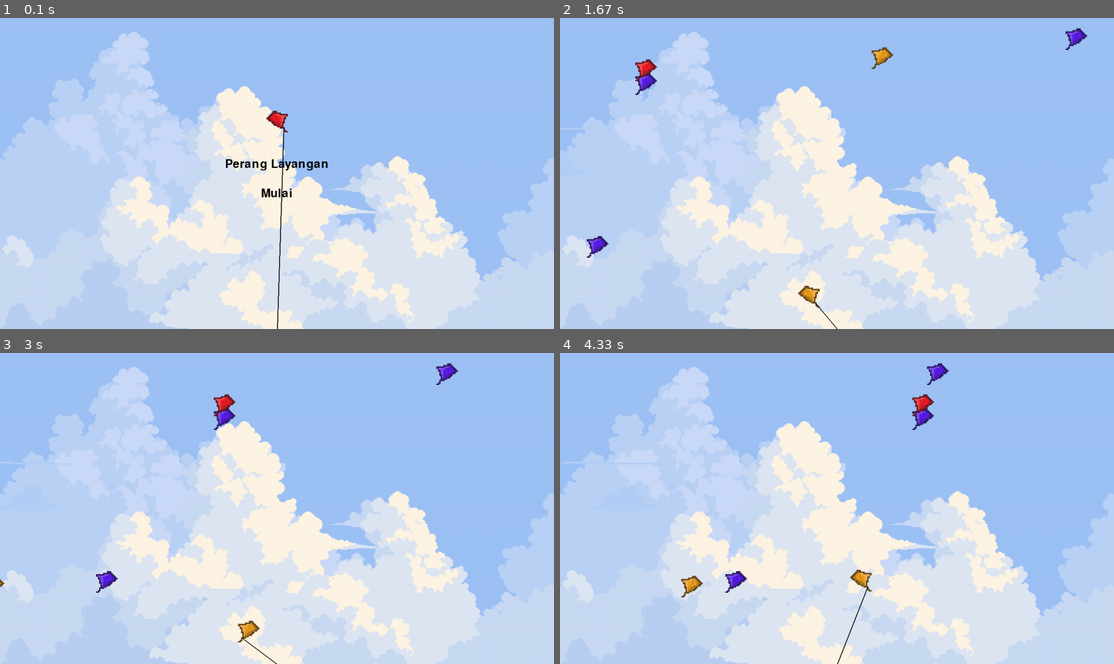
Above: before the commit, frames 1-4 (two rows, left to right).
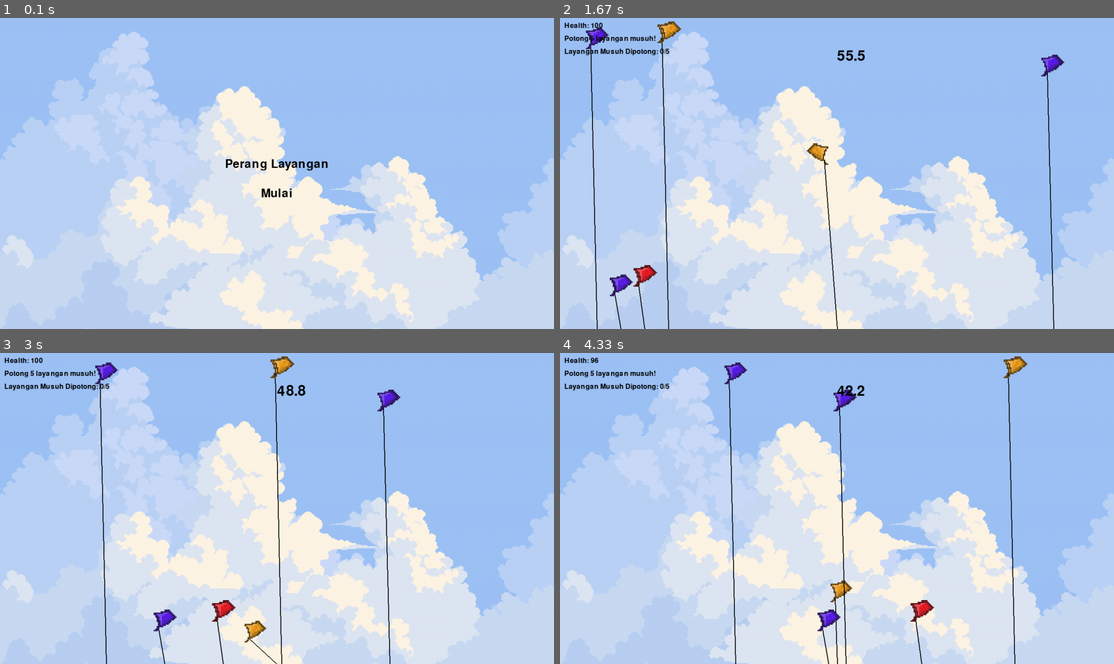
Above: after the commit, the same moments.

Repository: Tedorikk/PyGameLayangan
Game: pygame game, started from main.py
Two runs of this game, one before a commit and one after it. Both use one fixed random seed, a clock stepped at 60 frames per second and the inputs below.
Inputs (mouse positions are in pixels of both pictures, inside the frame that each line leads up to):
- Up to frame 1 (0.1 s): no input
- Up to frame 2 (1.67 s): tap Space at 0.33, 0.73, 1.03 s; hold Right 0.67-1.13 s; click (892, 241) at 1.22 s; click (692, 58) at 1.55 s
- Up to frame 3 (3 s): click (249, 589) at 1.88 s; click (277, 545) at 2.22 s; click (199, 443) at 2.55 s; click (470, 589) at 2.88 s
- Up to frame 4 (4.33 s): tap Space at 3.23, 3.9, 4.2 s; click (1036, 483) at 3.25 s; click (676, 449) at 3.55 s; click (859, 496) at 3.92 s; tap W at 3.98 s

The runs differ from the first frame. In frame 1, 0.3% of the frame differs, in the area x 48-52%, y 29-100%; in frame 2, 3.3%, in the area x 0-96%, y 0-100%; in frame 3, 3.0%; in frame 4, 3.2%.

Commit message:
Added Score and Time

Diff:
--- a/main.py
+++ b/main.py
@@ -10,11 +10,13 @@
 pg.display.set_caption("Perang Layangan")  # Konfigurasi nama jendela game
 
 # Memanggil file gambar background
-background_image = pg.image.load(".\\assets\\images\\Clouds5\\1.png")
-moon_sprite = pg.image.load(".\\assets\\images\\Clouds5\\2.png")
-cloud1_sprite = pg.image.load(".\\assets\\images\\Clouds5\\4.png")
-cloud2_sprite = pg.image.load(".\\assets\\images\\Clouds5\\5.png")
-cloud_moving_sprite = pg.image.load(".\\assets\\images\\Clouds5\\3.png")
+background_image = pg.image.load(".\\assets\\images\\Morning\\1.png")
+moon_sprite = pg.image.load(".\\assets\\images\\Morning\\2.png")
+cloud1_sprite = pg.image.load(".\\assets\\images\\Morning\\4.png")
+cloud2_sprite = pg.image.load(".\\assets\\images\\Morning\\5.png")
+cloud_moving_sprite = pg.image.load(".\\assets\\images\\Morning\\3.png")
+
+# start_menu_image = pg.image.load(".\\assets\\images\\Other\\menu.jpg")
 
 BLACK = (0, 0, 0)
 WHITE = (255, 255, 255)
@@ -28,6 +30,8 @@
 cloud2_sprite = pg.transform.scale(cloud2_sprite, (SCREEN_WIDTH, SCREEN_HEIGHT))
 cloud_moving_sprite = pg.transform.scale(cloud_moving_sprite, (SCREEN_WIDTH, SCREEN_HEIGHT))
 
+# start_menu_image = pg.transform.scale(start_menu_image, (SCREEN_WIDTH, SCREEN_HEIGHT))
+
 cloud_moving_x = -cloud_moving_sprite.get_width()
 cloud_moving_y = ran.randint(0, 100)
 cloud_speed = 1  # Kecepatan gerak gambar awan
@@ -37,15 +41,17 @@
 bgm.play(-1)  # Memainkan musik secara loop
 
 game_over_sound = pg.mixer.Sound(".\\assets\\music\\game_over.mp3")
+game_over_sound.set_volume(1)
 wind_sound = pg.mixer.Sound(".\\assets\\music\\wind_sound.mp3")
+select_sound = pg.mixer.Sound(".\\assets\\music\\select.mp3")
 
 game_state = "start_menu"  # Atur game_state ke "start_menu"
 
-# # Menambahkan variabel untuk misi
-# mission_target = 5  # Jumlah layangan musuh yang harus dipotong
-# mission_time_limit = 30  # Batas waktu misi dalam detik
-# time_remaining = mission_time_limit  # Waktu yang tersisa
-# enemies_cut = 0  # Jumlah layangan musuh yang dipotong
+# Menambahkan variabel untuk misi
+mission_target = 5  # Jumlah layangan musuh yang harus dipotong
+mission_time_limit = 60  # Batas waktu misi dalam detik
+time_remaining = mission_time_limit  # Waktu yang tersisa
+enemies_cut = 0  # Jumlah layangan musuh yang dipotong
 
 # Memanggil file sprite layangan
 layangan_image = [
@@ -77,6 +83,7 @@
     pg.display.update()
 
 def draw_start_menu():
+    # screen.blit(start_menu_image, (0, 0))
     font = pg.font.SysFont(None, 40)
     title = font.render('Perang Layangan', True, (BLACK))
     start_button = font.render('Mulai', True, (BLACK))
@@ -103,16 +110,16 @@
     screen.blit(quit_button, (SCREEN_WIDTH/2 - quit_button.get_width()/2, SCREEN_HEIGHT/2 + quit_button.get_height()/2))
     pg.display.update()
 
-
-# def draw_mission_status():
-#     font = pg.font.SysFont(None, 24)
-#     mission_text = font.render(f'Potong {mission_target} layangan musuh!', True, (BLACK))
-#     time_text = font.render(f'Waktu Tersisa: {time_remaining:.1f} detik', True, (BLACK))
-#     enemies_cut_text = font.render(f'Layangan Musuh Dipotong: {enemies_cut}/{mission_target}', True, (BLACK))
-
-#     screen.blit(mission_text, (10, 40))
-#     screen.blit(time_text, (10, 70))
-#     screen.blit(enemies_cut_text, (10, 100))
+def draw_mission_status():
+    font = pg.font.SysFont(None, 24)
+    mission_text = font.render(f'Potong {mission_target} layangan musuh!', True, (BLACK))
+    enemies_cut_text = font.render(f'Layangan Musuh Dipotong: {enemies_cut}/{mission_target}', True, (BLACK))
+    font = pg.font.SysFont(None, 48)
+    time_text = font.render(f'{time_remaining:.1f}', True, (BLACK))
+
+    screen.blit(mission_text, (10, 40))
+    screen.blit(enemies_cut_text, (10, 70))
+    screen.blit(time_text, (SCREEN_WIDTH//2, SCREEN_HEIGHT//10))
 
 # Class Player
 class Player(pg.sprite.Sprite):
@@ -224,16 +231,20 @@
         image_to_draw = pg.transform.flip(self.image, True, False) if self.facing_left else self.image
         screen.blit(image_to_draw, self.rect.topleft)
         self.draw_line(screen)  # Menggambar tali layangan
-
-# Kelas untuk layangan
+        self.draw_health(screen)
+
+# Kelas untuk layangan Musuh
 class Enemy(pg.sprite.Sprite):
     def __init__(self, image):
+
         super().__init__()
         self.image = pg.transform.scale(image, (50, 50))  # Mengubah ukuran gambar
         self.rect = self.image.get_rect()
         self.rect.y = ran.randint(0, SCREEN_HEIGHT - 75)  # Posisi acak untuk y
         self.speed = ran.randint(1, 5)  # Kecepatan acak
         self.health = 50
+        self.wind_speed = ran.randint(0, 5)
+        self.wind_direction = ran.choice([-1, 1])
 
         # Tentukan arah awal: 1 untuk ke kanan, -1 untuk ke kiri
         self.direction = ran.choice([-1, 1])
@@ -253,10 +264,13 @@
         else:
             # Jika health habis, musuh jatuh ke bawah
             self.rect.y += 5  # Gerak jatuh layangan jika health habis
+            self.rect.x += self.wind_speed * self.wind_direction
+            self.kill()
 
     def take_damage(self, dmg):
         self.health -= dmg
         if self.health <= 0:
+            # self.kill()
             self.speed = 0  # Berhenti gerak horizontal jika nyawa habis
             return True
         return False
@@ -296,18 +310,23 @@
         self.draw_line(screen)  # Menggambar tali layangan jika health > 0
 
 def check_collisions(player, enemies):
+    global enemies_cut, time_remaining
     player_line_start = (player.rect.centerx - 15, player.rect.bottom - 10) if player.facing_left else (player.rect.centerx + 15, player.rect.bottom - 10)
     player_line_end = (player.rect.centerx, player.rect.bottom + 10)
 
     for enemy in enemies:
         if enemy.check_collision_with_line(player_line_start, player_line_end):
-            player_damage = 1
+            player_damage = ran.randint(1, 2)
             enemy_damage = ran.randint(1, 10)
 
             if player.take_damage(player_damage):
                 return "player_dead"
             if enemy.take_damage(enemy_damage):
-                print("Enemy's line broke!")
+                time_remaining += 30
+                enemies_cut += 1
+                print("Enemy's Line Broke")
+                print(f"Enemies cut: {enemies_cut}")
+                break
     return "continue"
 
 # Fungsi untuk memeriksa apakah semua musuh sudah dikalahkan
@@ -315,19 +334,11 @@
     for enemy in enemies:
         if enemy.health > 0:  # Masih ada musuh yang hidup
             return False
+    # pg.time.wait(2000)
     return True  # Semua musuh sudah kalah
-
-# Player and enemies initialization
-player = Player(layangan_image[layangan_selected], SCREEN_WIDTH//2, SCREEN_HEIGHT//3)  # Initial position
-enemies = pg.sprite.Group()  # Mengelompokkan semua musuh
 
 # Menambahkan beberapa musuh ke dalam kelompok enemies
 enemies = pg.sprite.Group()
-# Menambahkan beberapa musuh
-for _ in range(5):  # Menambahkan 5 musuh
-    enemy = Enemy(layangan_image[ran.randint(0, 3)])
-    enemies.add(enemy)
-
 running = True
 
 # Clock pygame
@@ -335,150 +346,102 @@
 
 while running:
     dt = clock.tick(60)
+
+    # Menggambar semua elemen latar belakang di layar
+    screen.blit(background_image, (0, 0))  # Menggambar latar belakang
+    screen.blit(cloud1_sprite, (0, 0))  # Menggambar awan statis
+    screen.blit(cloud2_sprite, (0, 0))  # Menggambar awan statis
+
     for event in pg.event.get():
         if event.type == pg.QUIT:
             running = False
 
-        if game_state == "kite_selection":
+        # Start Menu
+        if game_state == "start_menu":
+            if event.type == pg.KEYDOWN:
+                if event.key == pg.K_SPACE:
+                    game_state = "kite_selection"
+
+        # Kite Selection
+        elif game_state == "kite_selection":
             if event.type == pg.KEYDOWN:
                 if event.key == pg.K_LEFT or event.key == pg.K_a:
                     layangan_selected = (layangan_selected - 1) % len(layangan_image)
+                    select_sound.play()
                 elif event.key == pg.K_RIGHT or event.key == pg.K_d:
                     layangan_selected = (layangan_selected + 1) % len(layangan_image)
+                    select_sound.play()
                 elif event.key == pg.K_SPACE:
-                    # Inisialisasi pemain dan mulai permainan
                     player = Player(layangan_image[layangan_selected], SCREEN_WIDTH // 2, SCREEN_HEIGHT // 2)
                     game_state = "playing"
-                    # Reset musuh
-                    enemies.empty()  # Hapus semua musuh
-                    for _ in range(5):  # Spawn 5 musuh baru
+                    enemies_cut = 0
+                    time_remaining = mission_time_limit
+                    enemies.empty()
+                    for _ in range(mission_target):
                         enemy = Enemy(layangan_image[ran.randint(0, 3)])
                         enemies.add(enemy)
 
-    if game_state == "kite_selection":
-        draw_kite_selection()  # Terus gambar layangan di setiap frame
-
-    # Jika game dalam keadaan game_over
-    if game_state == "game_over":
-        draw_game_over_screen()  # Gambar layar game over
-
-        for event in pg.event.get():
+        # Game Over or Winner Screen
+        elif game_state in ["game_over", "winner"]:
             if event.type == pg.KEYDOWN:
                 if event.key == pg.K_r:
-                    # Restart game
-                    player = Player(layangan_image[layangan_selected], SCREEN_WIDTH // 2, SCREEN_HEIGHT // 2)  # Reset player
-                    enemies.empty()  # Hapus semua musuh
-                    # Tambahkan musuh baru
-                    for _ in range(5):
-                        enemy = Enemy(layangan_image[ran.randint(0, 3)])
-                        enemies.add(enemy)
-                    game_state = "playing"  # Kembali ke permainan
+                    game_state = "kite_selection"
                 elif event.key == pg.K_q:
-                    pg.quit()
-
-    # Jika game dalam keadaan game_over
-    if game_state == "winner":
-        draw_winner_screen()  # Gambar layar game over
-
-        for event in pg.event.get():
-            if event.type == pg.KEYDOWN:
-                if event.key == pg.K_r:
-                    # Restart game
-                    player = Player(layangan_image[layangan_selected], SCREEN_WIDTH // 2, SCREEN_HEIGHT // 2)  # Reset player
-                    enemies.empty()  # Hapus semua musuh
-                    # Tambahkan musuh baru
-                    for _ in range(5):
-                        enemy = Enemy(layangan_image[ran.randint(0, 3)])
-                        enemies.add(enemy)
-                    game_state = "playing"  # Kembali ke permainan
-                elif event.key == pg.K_q:
-                    pg.quit()
-
-    # Kontrol untuk pemain
-    if game_state == "playing":
-        wind_sound.play(-1)
+                    running = False
+
+    # Menggambar berdasarkan game state
+    if game_state == "start_menu":
+        draw_start_menu()
+    elif game_state == "kite_selection":
+        draw_kite_selection()
+    elif game_state == "playing":
+        wind_sound.play(-1)  # Pastikan suara hanya dimainkan sekali dalam game state ini
+
+        # Kontrol untuk pemain dan pembaruan permainan
         mouse_pos = pg.mouse.get_pos()
         keys = pg.key.get_pressed()
-        # Jika ingin menggunakan keyboard
-        # if keys[pg.K_LEFT] or keys[pg.K_a]:
-        #     player.move_left()
-        #     player.facing_left = True  # Update arah pemain
-        # if keys[pg.K_RIGHT] or keys[pg.K_d]:
-        #     player.move_right()
-        #     player.facing_left = False  # Update arah pemain
+
         if keys[pg.K_SPACE] or keys[pg.K_w]:
-            player.jump()  # Melompat jika spasi ditekan
-        else:
-            player.is_jumping = False  # Set pemain tidak dalam keadaan melompat jika spasi tidak ditekan
-
-        # Update dan gambar player
+            player.jump()
+        else:
+            player.is_jumping = False
+
+        player.update(mouse_pos)  # Update posisi pemain
         player.draw(screen)  # Gambar pemain
-        player.update(mouse_pos)  # Pembaruan posisi pemain menggunakan mouse mouse
+        for enemy in enemies:
+            enemy.update()
+            enemy.draw(screen)
+        enemies.update()  # Update posisi musuh
         enemies.draw(screen)  # Gambar semua musuh
 
-        # Misalkan 'enemies' adalah grup sprite untuk musuh
-        for enemy in enemies:
-            enemy.update()  # Memperbarui posisi musuh
-            enemy.draw(screen)  # Menggambar musuh dan tali
-
+        # Cek tabrakan antara pemain dan musuh
         collision_result = check_collisions(player, enemies)
         if collision_result == "player_dead":
             game_state = "game_over"
             game_over_sound.play()
             print("Game Over! Player's health reached zero.")
 
-                # Cek apakah semua musuh telah dikalahkan
+        # Cek apakah semua musuh telah dikalahkan
         if check_all_enemies_defeated(enemies):
-            game_state = "winner"  # Set game state menjadi game over jika semua musuh kalah
+            print("All enemies defeated!")
+            game_state = "winner"
             game_over_sound.play()
 
-        enemies.update()  # Pembaruan status musuh
-        player.draw_health(screen)  # Gambar kesehatan pemain
-        # draw_mission_status()
+        draw_mission_status()
 
         # Hitung waktu yang tersisa untuk misi
-        # if time_remaining > 0:
-        #     time_remaining -= clock.tick(60) / 100  # Kurangi waktu berdasarkan frame rate
-        # else:
-        #     game_over_sound.play()  # Suara game over
-        #     game_state = "game_over"
-
-    pg.display.flip()  # Perbarui layar
-
-    # Menggambar semua elemen di layar
-    screen.blit(background_image, (0, 0))  # Menggambar latar belakang
-    screen.blit(cloud1_sprite, (0, 0))  # Menggambar awan statis
-    screen.blit(cloud2_sprite, (0, 0))  # Menggambar awan statis
-
-    # Menggambar awan bergerak
-    cloud_moving_x += cloud_speed
-    if cloud_moving_x > SCREEN_WIDTH:
-        cloud_moving_x = -cloud_moving_sprite.get_width()  # Reset posisi awan saat keluar layar
-    screen.blit(cloud_moving_sprite, (cloud_moving_x, cloud_moving_y))  # Menggambar awan yang bergerak
-
-    player.draw(screen)  # Menggambar pemain
-    enemies.draw(screen)  # Menggambar musuh
-
-    # Menampilkan menu awal
-    keys = pg.key.get_pressed()
-    if game_state == "start_menu":
-        # time_remaining = mission_time_limit
-        draw_start_menu()
-        if keys[pg.K_SPACE]:
-            game_state = "kite_selection"
+        if time_remaining > 0:
+            time_remaining -= clock.tick(60) / 100  # Kurangi waktu berdasarkan frame rate
+        else:
+            game_state = "game_over"
+            game_over_sound.play()  # Suara game over
+
     elif game_state == "game_over":
-        if keys[pg.K_r]:
-            game_state = "start_menu"
-        if keys[pg.K_q]:
-            pg.quit()
-            quit()
+        draw_game_over_screen()
+
     elif game_state == "winner":
-        if keys[pg.K_r]:
-            game_state = "start_menu"
-        if keys[pg.K_q]:
-            pg.quit()
-            quit()
-
-    pg.display.update()  # Refresh layar
-
-pg.quit()  # Menghentikan pygame
+        draw_winner_screen()
+
+    pg.display.flip()  # Refresh layar
+
+pg.quit()
Binary file added: assets/images/Evening/1.png
Binary file added: assets/images/Evening/2.png
Binary file added: assets/images/Evening/3.png
Binary file added: assets/images/Evening/4.png
Binary file added: assets/images/Evening/5.png
Renamed: assets/images/Clouds5/1.png -> assets/images/Morning/1.png
Renamed: assets/images/Clouds5/2.png -> assets/images/Morning/2.png
Renamed: assets/images/Clouds5/3.png -> assets/images/Morning/3.png
Renamed: assets/images/Clouds5/4.png -> assets/images/Morning/4.png
Renamed: assets/images/Clouds5/5.png -> assets/images/Morning/5.png
Not shown, added: assets/music/select.mp3
